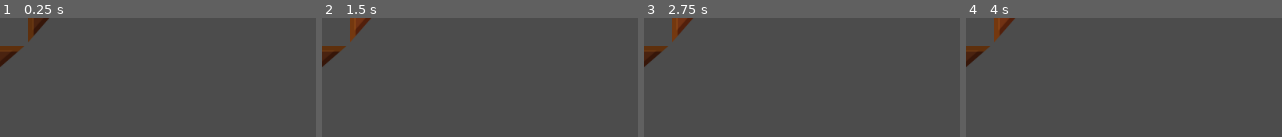
Above: before the commit, frames 1-4 (left to right).
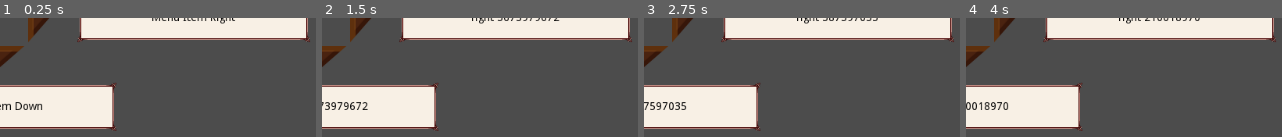
Above: after the commit, the same moments.

Repository: SamBumgardner/way-of-the-wandering-fist
Game: Godot game, scene res://menu/Menu.tscn
Same seed, same stepped clock (60 frames per second), same inputs: the game is played once before the commit and once after it.
Inputs:
- Up to frame 1 (0.25 s): no input
- Up to frame 2 (1.5 s): tap Enter (ui_accept) at 0.5, 0.6, 0.77, 1.07, 1.25, 1.35 s; hold Right (ui_right) 0.53-1.28 s; hold Down (ui_down) from 1.28 s (still down)
- Up to frame 3 (2.75 s): tap Enter (ui_accept) at 1.52, 1.82, 2, 2.1 s; release Down (ui_down) at 2.03 s; hold Right (ui_right) from 2.03 s (still down)
- Up to frame 4 (4 s): tap Enter (ui_accept) at 2.75, 2.85, 3.02, 3.32, 3.5, 3.6, 3.77 s; release Right (ui_right) at 2.78 s; hold Up (ui_up) 2.78-3.53 s; hold Left (ui_left) from 3.53 s (still down)

The runs differ from the first frame. In frame 1, 27% of the frame differs, in the area x 0-99%, y 0-95%; in frame 2, 27%; in frame 3, 27%; in frame 4, 27%.

Commit message:
Added menu boxes and randomized menu texts.

Diff:
--- a/godot/menu/Menu.gd
+++ b/godot/menu/Menu.gd
@@ -35,22 +35,28 @@
 	return direction
 
 # Should be called by parent when the menu should be "reset" with new options.
-func updateOptions(newOptions):
+func updateOptions(newOptionTexts):
+	for i in _menuOptions.size():
+		_menuOptions[i].get_node("Label").text = newOptionTexts[i]
+	resetOptions()
+
+func resetOptions():
 	for option in _menuOptions:
-		# do something to update options' displayed text
-		resetMenu()
-
-func resetMenu():
-	for option in _menuOptions:
-		option.texture = _optionNormalTexture
+		option.get_node("Arrow").texture = _optionNormalTexture
 		_acceptingInput = true
 
 func _process(_delta):
+	# temp code for testing
+	if OS.is_debug_build() and Input.is_action_just_pressed("ui_accept"):
+		var randomText = str(randi())
+		updateOptions(["up " + randomText, "left " + randomText,
+			"right " + randomText, "down " + randomText])
+
 	var direction = _getInputDirection();
 	if _acceptingInput && direction != Direction.NONE:
 		if OS.is_debug_build():
 			print("Menu direction pressed: ", direction)
 
-		_menuOptions[direction].texture = _optionHighlightTexture
+		_menuOptions[direction].get_node("Arrow").texture = _optionHighlightTexture
 		emit_signal("menuDirectionSelected", direction)
 		_acceptingInput = false
--- a/godot/menu/Menu.tscn
+++ b/godot/menu/Menu.tscn
@@ -1,27 +1,129 @@
-[gd_scene load_steps=3 format=2]
+[gd_scene load_steps=4 format=2]
 
 [ext_resource path="res://menu/Menu.gd" type="Script" id=1]
 [ext_resource path="res://menu/OptionNormal.png" type="Texture" id=2]
+[ext_resource path="res://menu/box_menu.png" type="Texture" id=3]
 
 [node name="Menu" type="Node2D"]
 script = ExtResource( 1 )
 
-[node name="OptionUp" type="Sprite" parent="."]
-position = Vector2( 0, -50 )
-texture = ExtResource( 2 )
-flip_v = true
+[node name="OptionLeft" type="NinePatchRect" parent="."]
+margin_left = -398.0
+margin_top = -32.0
+margin_right = -98.0
+margin_bottom = 32.0
+texture = ExtResource( 3 )
+patch_margin_left = 32
+patch_margin_top = 32
+patch_margin_right = 32
+patch_margin_bottom = 32
+__meta__ = {
+"_edit_use_anchors_": false
+}
 
-[node name="OptionLeft" type="Sprite" parent="."]
-position = Vector2( -50, 0 )
+[node name="Label" type="Label" parent="OptionLeft"]
+margin_right = 300.0
+margin_bottom = 64.0
+custom_colors/font_color = Color( 0, 0, 0, 1 )
+text = "Menu Item Left"
+align = 1
+valign = 1
+__meta__ = {
+"_edit_use_anchors_": false
+}
+
+[node name="Arrow" type="Sprite" parent="OptionLeft"]
+position = Vector2( 348, 32 )
 rotation = 1.5708
 texture = ExtResource( 2 )
 
-[node name="OptionRight" type="Sprite" parent="."]
-position = Vector2( 50, 0 )
+[node name="OptionDown" type="NinePatchRect" parent="."]
+margin_left = -150.0
+margin_top = 82.0
+margin_right = 150.0
+margin_bottom = 146.0
+texture = ExtResource( 3 )
+patch_margin_left = 32
+patch_margin_top = 32
+patch_margin_right = 32
+patch_margin_bottom = 32
+__meta__ = {
+"_edit_use_anchors_": false
+}
+
+[node name="Label" type="Label" parent="OptionDown"]
+margin_right = 300.0
+margin_bottom = 64.0
+custom_colors/font_color = Color( 0, 0, 0, 1 )
+custom_colors/font_outline_modulate = Color( 0, 0, 0, 1 )
+text = "Menu Item Down"
+align = 1
+valign = 1
+__meta__ = {
+"_edit_use_anchors_": false
+}
+
+[node name="Arrow" type="Sprite" parent="OptionDown"]
+position = Vector2( 150, -32 )
+texture = ExtResource( 2 )
+
+[node name="OptionRight" type="NinePatchRect" parent="."]
+margin_left = 98.0
+margin_top = -32.0
+margin_right = 398.0
+margin_bottom = 32.0
+texture = ExtResource( 3 )
+patch_margin_left = 32
+patch_margin_top = 32
+patch_margin_right = 32
+patch_margin_bottom = 32
+__meta__ = {
+"_edit_use_anchors_": false
+}
+
+[node name="Label" type="Label" parent="OptionRight"]
+margin_right = 300.0
+margin_bottom = 64.0
+custom_colors/font_color = Color( 0, 0, 0, 1 )
+text = "Menu Item Right"
+align = 1
+valign = 1
+__meta__ = {
+"_edit_use_anchors_": false
+}
+
+[node name="Arrow" type="Sprite" parent="OptionRight"]
+position = Vector2( -48, 32 )
 rotation = 1.5708
 texture = ExtResource( 2 )
 flip_v = true
 
-[node name="OptionDown" type="Sprite" parent="."]
-position = Vector2( 0, 50 )
+[node name="OptionUp" type="NinePatchRect" parent="."]
+margin_left = -150.0
+margin_top = -146.0
+margin_right = 150.0
+margin_bottom = -82.0
+texture = ExtResource( 3 )
+patch_margin_left = 32
+patch_margin_top = 32
+patch_margin_right = 32
+patch_margin_bottom = 32
+__meta__ = {
+"_edit_use_anchors_": false
+}
+
+[node name="Label" type="Label" parent="OptionUp"]
+margin_right = 300.0
+margin_bottom = 64.0
+custom_colors/font_color = Color( 0, 0, 0, 1 )
+text = "Menu Item Up"
+align = 1
+valign = 1
+__meta__ = {
+"_edit_use_anchors_": false
+}
+
+[node name="Arrow" type="Sprite" parent="OptionUp"]
+position = Vector2( 150, 96 )
 texture = ExtResource( 2 )
+flip_v = true
Binary file added: godot/menu/box_menu.png
Not shown, added: godot/menu/box_menu.png.import
